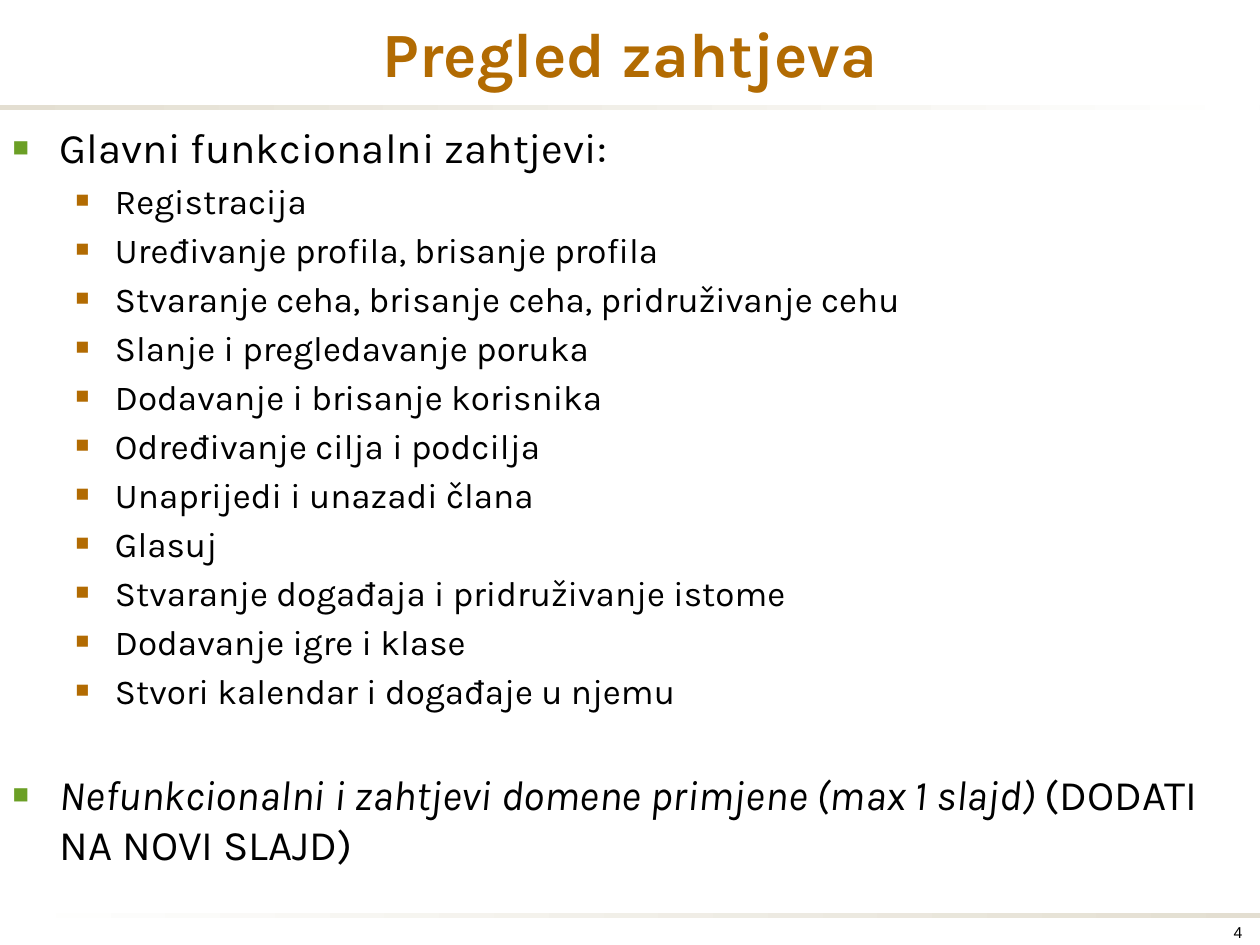
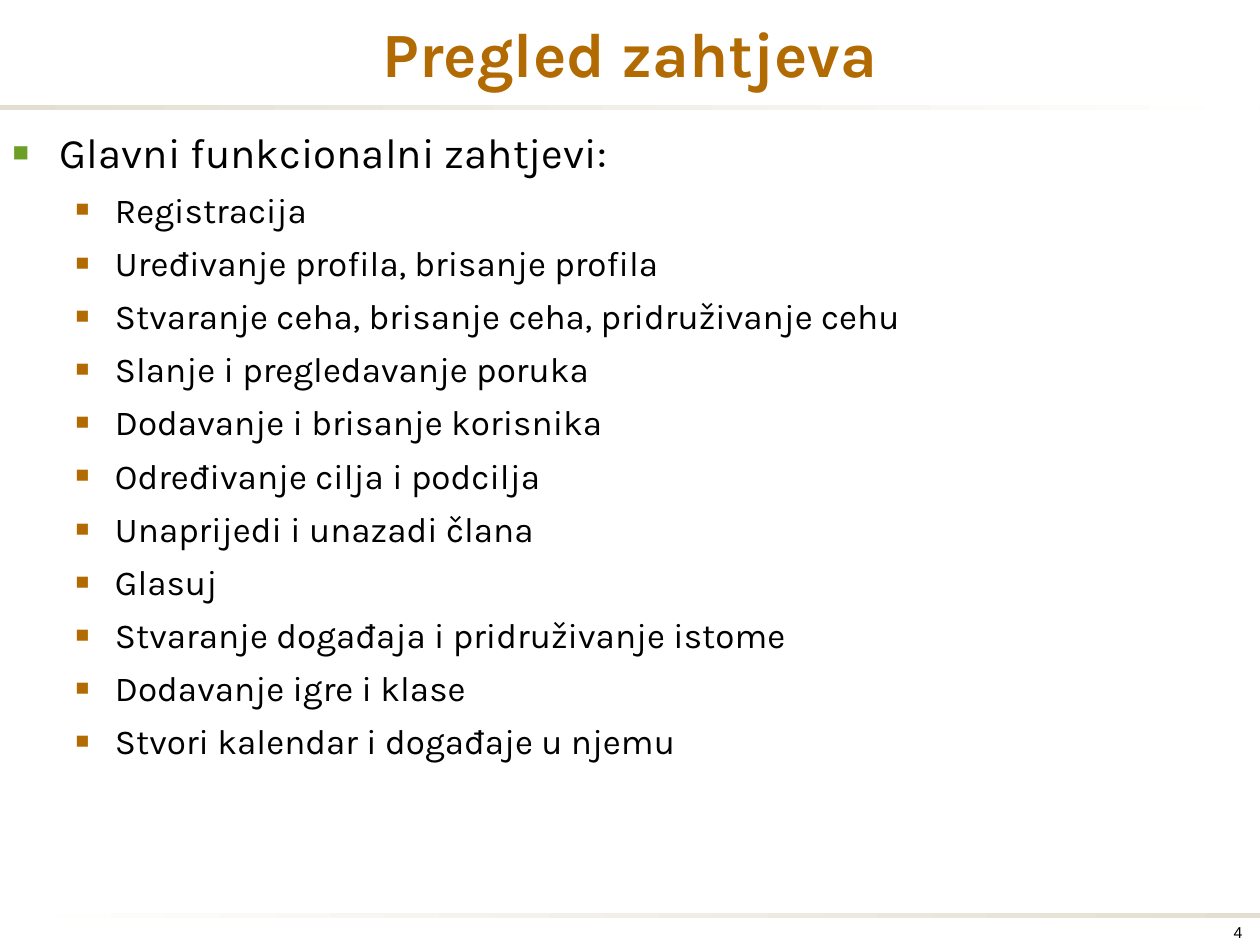
Before and after one commit to warzy96/GuildBuild, a slide deck: slide 4 of PrezentacijaGuildBuild.pptx. Drawn at 1260x945 pixels with LibreOffice and Linux fonts; fonts in the diff are those of the drawing; background and template pictures are left out. Boxes give left, top, right and bottom in pixels: in the first picture for what was removed or moved away, otherwise in the second. Text is boxed around its words. In the diff, an @@ line names an element or a change of style, - is before the commit and + after.

```diff
--- a/PrezentacijaGuildBuild.pptx
+++ b/PrezentacijaGuildBuild.pptx
@@ text "Glavni funkcionalni zahtjevi:" at (x1=60, y1=139, x2=899, y2=763): line spacing 1 to 1.1 @@
@@ text at (x1=60, y1=779, x2=1198, y2=865): paragraph removed @@
-■ Nefunkcionalni i zahtjevi domene primjene (max 1 slajd) (DODATI NA NOVI SLAJD)
```
Also in this commit, not shown: 1 slide added.
